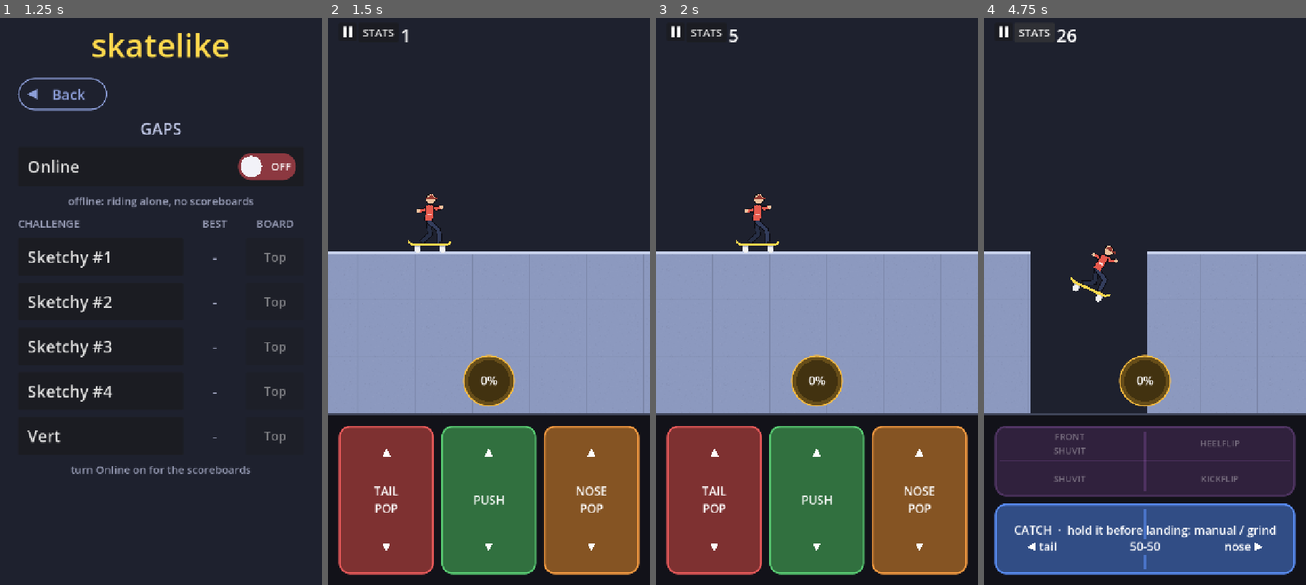
Above: before the commit, frames 1-4 (left to right).
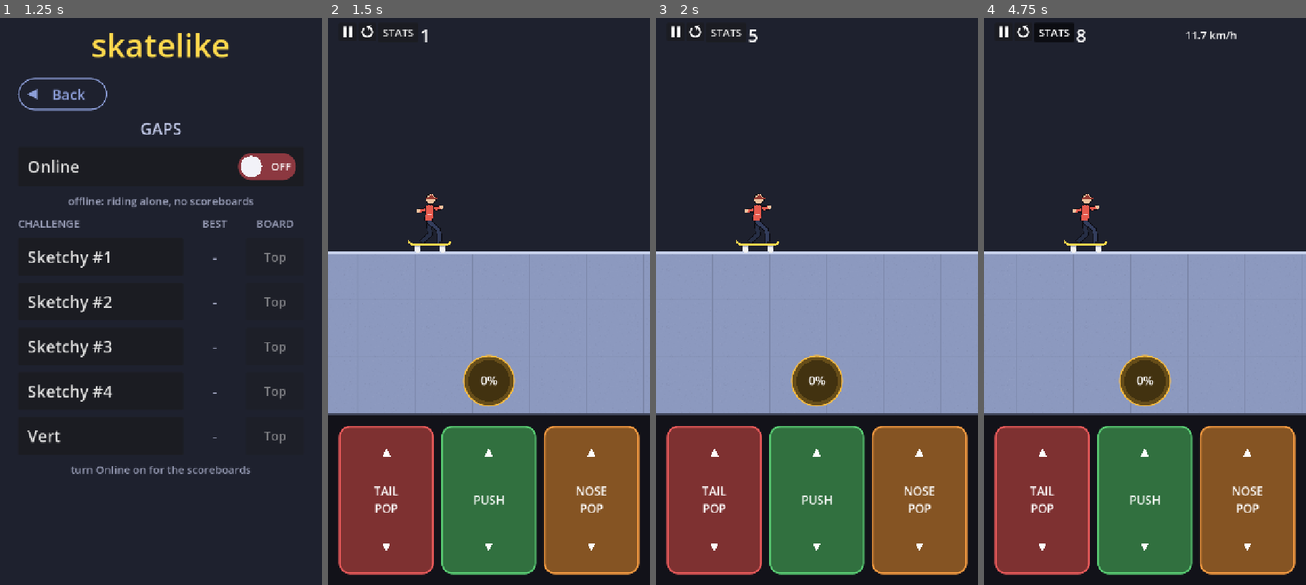
Above: after the commit, the same moments.

Repository: davidhernandeze/skatelike
Game: Godot game, scene res://scenes/menu.tscn
Same seed, same stepped clock (60 frames per second), same inputs: the game is played once before the commit and once after it.
Inputs (mouse positions are in pixels of both pictures, inside the frame that each line leads up to):
- Up to frame 1 (1.25 s): click "Gaps" at 0.5 s
- Up to frame 2 (1.5 s): click "Sketchy #1" at 1.25 s
- Up to frame 3 (2 s): no input
- Up to frame 4 (4.75 s): click (1022, 29) at 2.02 s; click (1022, 29) at 2.77 s; click (1022, 29) at 3.52 s; click "STATS" at 4.25 s

Frame 1 is identical in both runs. In frame 2, 0.2% of the frame differs, in the area x 10-31%, y 1-5%; in frame 3, 0.2%; in frame 4, 35%, in the area x 3-97%, y 0-99%.

Commit message:
Restart button on every level, and Restart on the pause screen
A circular-arrow button next to pause starts the level over; the pause
screen gets Restart between Home and Play. The run so far counts for best
progress, like a slam.

Co-Authored-By: Claude Opus 5.5 <noreply@anthropic.com>
Claude-Session: https://claude.ai/code/session_01RyYvQJH2T8hEfpxQUNibCm

Diff:
--- a/scripts/icons.gd
+++ b/scripts/icons.gd
@@ -52,6 +52,28 @@
 	return _rasterize(size, size, [roof, walls], color)
 
 
+## A circular arrow: the restart symbol. A ring, open at the top right, with an arrowhead
+## on its end pointing round clockwise.
+static func restart_texture(size: int, color := Color.WHITE) -> ImageTexture:
+	var s := float(size)
+	var center := Vector2(s, s) * 0.5
+	var outer := s * 0.4
+	var inner := s * 0.27
+	var ring := PackedVector2Array()
+	var from := deg_to_rad(-60.0)
+	var to := deg_to_rad(230.0)  # Clockwise on screen from upper right round to the top.
+	for i in 25:
+		ring.append(center + Vector2.from_angle(lerpf(from, to, i / 24.0)) * outer)
+	for i in 25:
+		ring.append(center + Vector2.from_angle(lerpf(to, from, i / 24.0)) * inner)
+	# Arrowhead at the ring's start (upper right), pointing back along it (clockwise).
+	var tip_dir := Vector2.from_angle(from - PI * 0.5)
+	var base := center + Vector2.from_angle(from) * (outer + inner) * 0.5
+	var across := Vector2.from_angle(from) * s * 0.2
+	var head := PackedVector2Array([base + across, base - across, base + tip_dir * s * 0.22])
+	return _rasterize(size, size, [ring, head], color)
+
+
 ## A check mark.
 static func check_texture(size: int, color := Color.WHITE) -> ImageTexture:
 	var s := float(size)
--- a/scripts/main.gd
+++ b/scripts/main.gd
@@ -72,6 +72,7 @@
 	pause_menu = PauseMenu.new()
 	add_child(pause_menu)
 	pause_menu.play.connect(resume)
+	pause_menu.restart.connect(restart)
 	pause_menu.home.connect(func() -> void:
 		get_tree().paused = false
 		_to_menu())
@@ -122,6 +123,13 @@
 	play_area.resized.connect(_layout_world)
 	control_panel.pad_pressed.connect(_on_pad_pressed)
 	control_panel.pad_released.connect(_on_pad_released)
+	# Restart, next to pause: the level from the start, on every level. (Copied before
+	# pause is connected: a copy takes the connections along.)
+	var restart_button := menu_button.duplicate() as Button
+	restart_button.name = "Restart"
+	restart_button.icon = Icons.restart_texture(32)
+	menu_button.add_sibling(restart_button)
+	restart_button.pressed.connect(restart)
 	menu_button.icon = Icons.pause_texture(32)
 	menu_button.pressed.connect(pause)
 	stats_button.button_pressed = show_stats
@@ -467,3 +475,11 @@
 func _on_game_over() -> void:
 	Levels.record(Levels.current, runner.progress())
 	get_tree().reload_current_scene.call_deferred()
+
+
+## Starts the level over from the start (the restart button, or Restart on the pause
+## screen). The run so far counts for best progress, as a slam would.
+func restart() -> void:
+	get_tree().paused = false
+	Levels.record(Levels.current, runner.progress())
+	get_tree().reload_current_scene.call_deferred()
--- a/scripts/pause_menu.gd
+++ b/scripts/pause_menu.gd
@@ -1,10 +1,12 @@
 class_name PauseMenu
 extends CanvasLayer
-## The pause screen: a dim full-screen veil over the game with PAUSED and two big
-## buttons, Home (back to the menu) and Play (back to the game). It keeps working while
-## the tree is paused; Main pauses and resumes the game around it.
+## The pause screen: a dim full-screen veil over the game with PAUSED and three big
+## buttons, Home (back to the menu), Restart (the level from the start) and Play (back
+## to the game). It keeps working while the tree is paused; Main pauses and resumes the
+## game around it.
 
 signal home
+signal restart
 signal play
 
 const VEIL := Color(0.03, 0.03, 0.06, 0.72)
@@ -34,9 +36,10 @@
 	column.add_child(title)
 	var row := HBoxContainer.new()
 	row.alignment = BoxContainer.ALIGNMENT_CENTER
-	row.add_theme_constant_override("separation", 48)
+	row.add_theme_constant_override("separation", 24)
 	column.add_child(row)
 	row.add_child(_button("HOME", Icons.home_texture(96), home))
+	row.add_child(_button("RESTART", Icons.restart_texture(96), restart))
 	row.add_child(_button("PLAY", Icons.triangle_texture(Vector2.RIGHT, 96), play))
 
 
@@ -48,7 +51,7 @@
 	button.vertical_icon_alignment = VERTICAL_ALIGNMENT_TOP
 	button.expand_icon = false
 	button.focus_mode = Control.FOCUS_NONE
-	button.custom_minimum_size = Vector2(220, 220)
-	button.add_theme_font_size_override("font_size", 36)
+	button.custom_minimum_size = Vector2(196, 220)
+	button.add_theme_font_size_override("font_size", 30)
 	button.pressed.connect(func() -> void: pressed.emit())
 	return button
